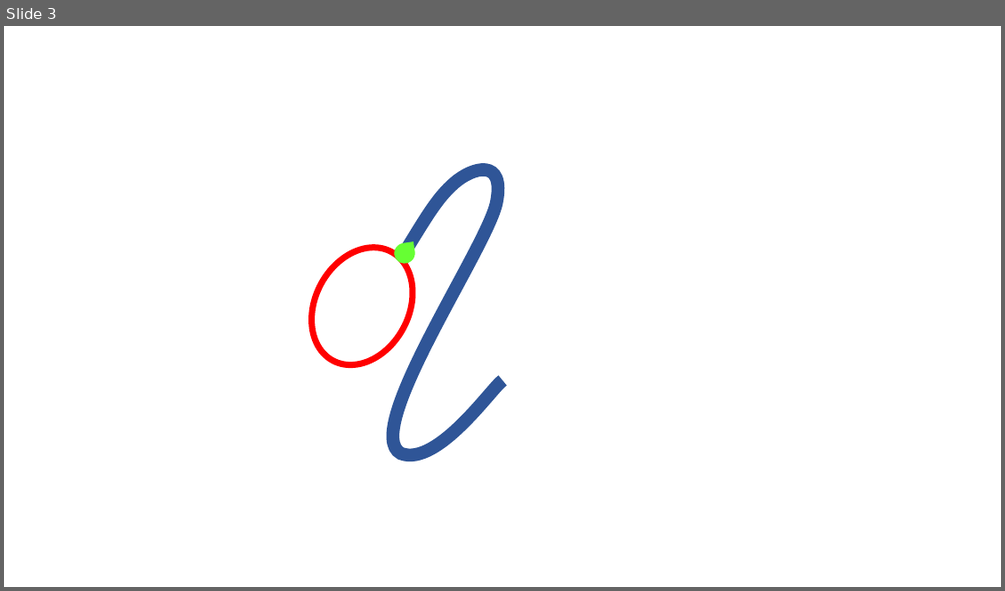
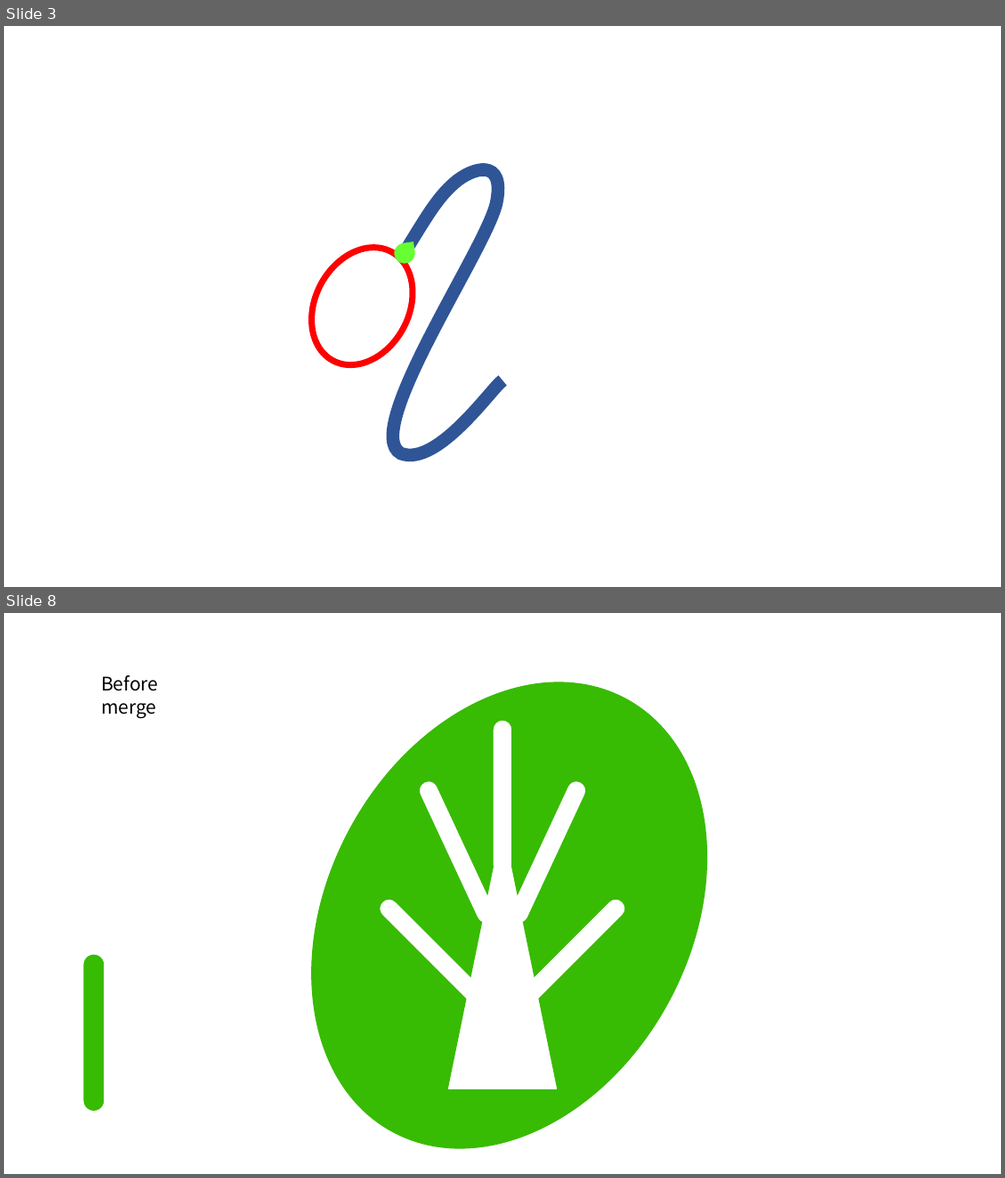
Before and after one commit to BravoXL/xiaolin_py, a slide deck: github icon.pptx. Shown one above the other, each under a label of ours: slide 3 before the commit, slides 3 and 8 after it; the slides between them are not shown. The pictures are 1005x591 and 1005x1178 pixels, drawn with LibreOffice and Linux fonts; fonts in the diff are those of the drawing. Boxes give left, top, right and bottom in pixels: in the first picture for what was removed or moved away, otherwise in the second. Text is boxed around its words. In the diff, an @@ line names an element or a change of style, - is before the commit and + after.

```diff
--- a/github icon.pptx
+++ b/github icon.pptx
@@ slide 8 added at box(4, 613, 1001, 1174), background #FFFFFF @@
@@ text added at box(101, 675, 158, 718), 18 pt, text #000000 @@
+Before merge
@@ freeform shape added at box(312, 682, 707, 1149), fill #38BB03, outline #38BB03 1 pt @@
@@ rounded rectangle added at box(84, 955, 104, 1110), fill #38BB03, outline #38BB03 1 pt @@
```
Also in this commit, not shown: 4 other slides added, 1 other file.
